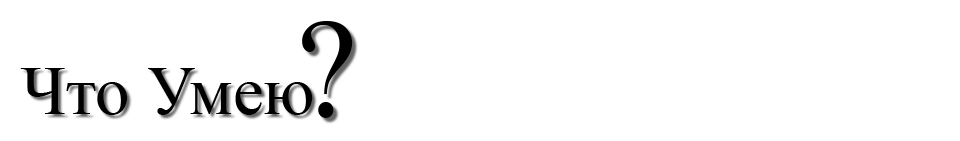
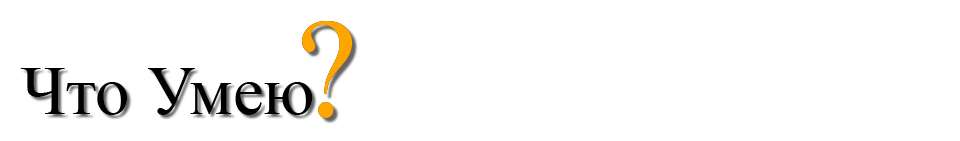
Revision of a layered (960, 141) image; what changed, layer by layer:
added layer "?" (1st of 2) above "?" over [302,21,353,118]
